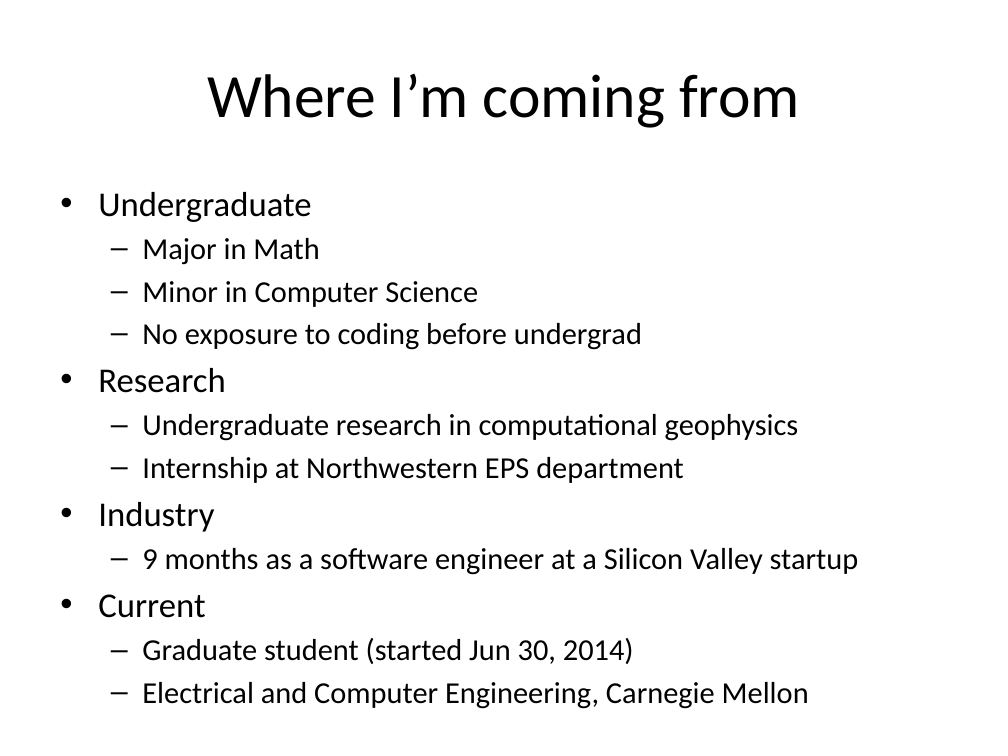
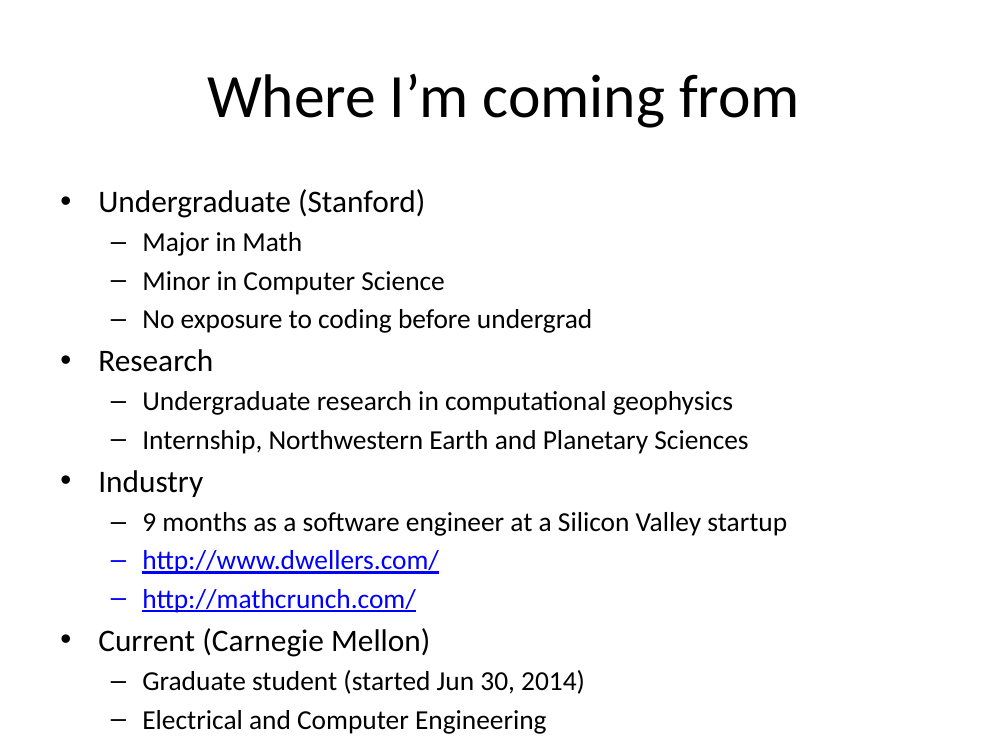
Before and after one commit to lkloh/USArray, a slide deck: slide 3 of BasicsOfCoding/BasicsOfCoding.pptx. Drawn at 1008x756 pixels with LibreOffice and Linux fonts; fonts in the diff are those of the drawing. Boxes give left, top, right and bottom in pixels: in the first picture for what was removed or moved away, otherwise in the second. Text is boxed around its words. In the diff, an @@ line names an element or a change of style, - is before the commit and + after.

```diff
--- a/BasicsOfCoding/BasicsOfCoding.pptx
+++ b/BasicsOfCoding/BasicsOfCoding.pptx
@@ text at bbox=[98, 189, 425, 218]: text changed; size 24.8 to 22.4 pt @@
-• Undergraduate
+• Undergraduate (Stanford)
@@ text at bbox=[98, 232, 787, 694]: size 21.7 to 19.6 pt in "Major in Math", "Minor in Computer Science", "No exposure to coding before undergrad", "Undergraduate research in computational geophysics" and 2 more places; size 24.8 to 22.4 pt in "Research", "Industry" @@
@@ text at bbox=[142, 430, 748, 454]: text changed; size 21.7 to 19.6 pt @@
-  – Internship at Northwestern EPS department
+  – Internship, Northwestern Earth and Planetary Sciences
@@ text at bbox=[98, 550, 439, 657]: text changed; size 24.8 to 19.6 pt; text colour #000000 to #0000FF @@
-• Current
+  – http://www.dwellers.com/
+  – http://mathcrunch.com/
+• Current (Carnegie Mellon)
@@ text at bbox=[142, 710, 547, 734]: text changed; size 21.7 to 19.6 pt @@
-  – Electrical and Computer Engineering, Carnegie Mellon
+  – Electrical and Computer Engineering
```
Also in this commit, not shown: 9 other slides changed, 1 slide added, 13 other files.
